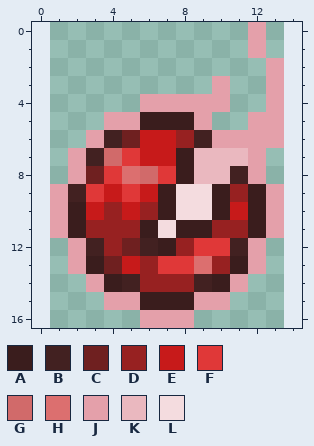
A pixel-art sprite gets an edit: Items/Accessories/CrackedPearl.png. Above, as it was before the edit.
The file is 26x34 pixels, drawn in blocks of 2x2; one block is one cell here. The old version is drawn lined up with the new one, on the new canvas.
Palette (. is transparent): A #3a1d1d  B #422121  C #6f2020  D #972121  E #c71a1a  F #e03838  G #d16a6a  H #dc6f6f  J #e4a0aa  K #eab8bf  L #f4dcdf
Pixels before, first column x 1:
 0 ...........J.
 1 ...........J.
 2 ............J
 3 .........J..J
 4 .....JJJJJ..J
 5 ...JJAAAJ..JJ
 6 ..JBCEEDBJJJJ
 7 .JBGFEEAKKKJ.
 8 .JCFHGFAKKBJ.
 9 JBFEFEALLADAJ
10 JAEDEDALLAEAJ
11 JADDDALAADDAJ
12 .JBDCBADFFBJ.
13 .JACEDFFHDAJ.
14 ..JABDDDBAJ..
15 ...JJAAAJJ...
16 .....JJJ.....
New version:
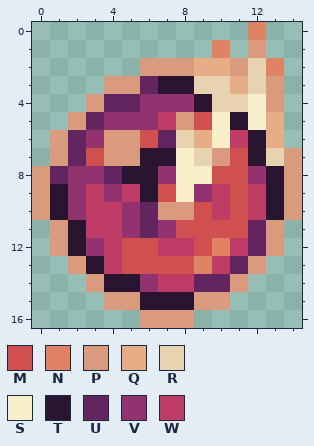
Colours new in this view: M #d05050  N #e08365  P #d99a7d  Q #e6ad87  R #e8d3b1  S #f9efca  T #2a1531  U #62255f  V #92326f  W #bf3c66
Changes in this commit:
canvas 13x17 -> 15x17, the old top-left corner now at 1,0
Changed rows in their new state; - is an unchanged pixel.
first column x 0:
 0 ------------N--
 1 ----------N-P--
 2 ------PPPQQPRN-
 3 ----PPUTTRRQRP-
 4 ---PUUVVVTRRSP-
 5 --PUVVVWPMSTSQ-
 6 -PUVPPMURQSWTQ-
 7 -PUMPPTTSRPMTRP
 8 PUVVUTTVSSMMVTP
 9 PTVWVWTMSVWMWTP
10 PTVWWVUPPMWMWTP
11 -PTWWVUVMMMMUP-
12 -PTVWMMWWMNWUP-
13 --PTWMMMMNWUP--
14 ---PTTVWWUUP---
15 ----PPTTTPP----
16 ------PPP------
Boxes around the changes in both pictures, in picture pixels (x1, y1, x2, y2):
changed: (32, 22, 302, 328)
